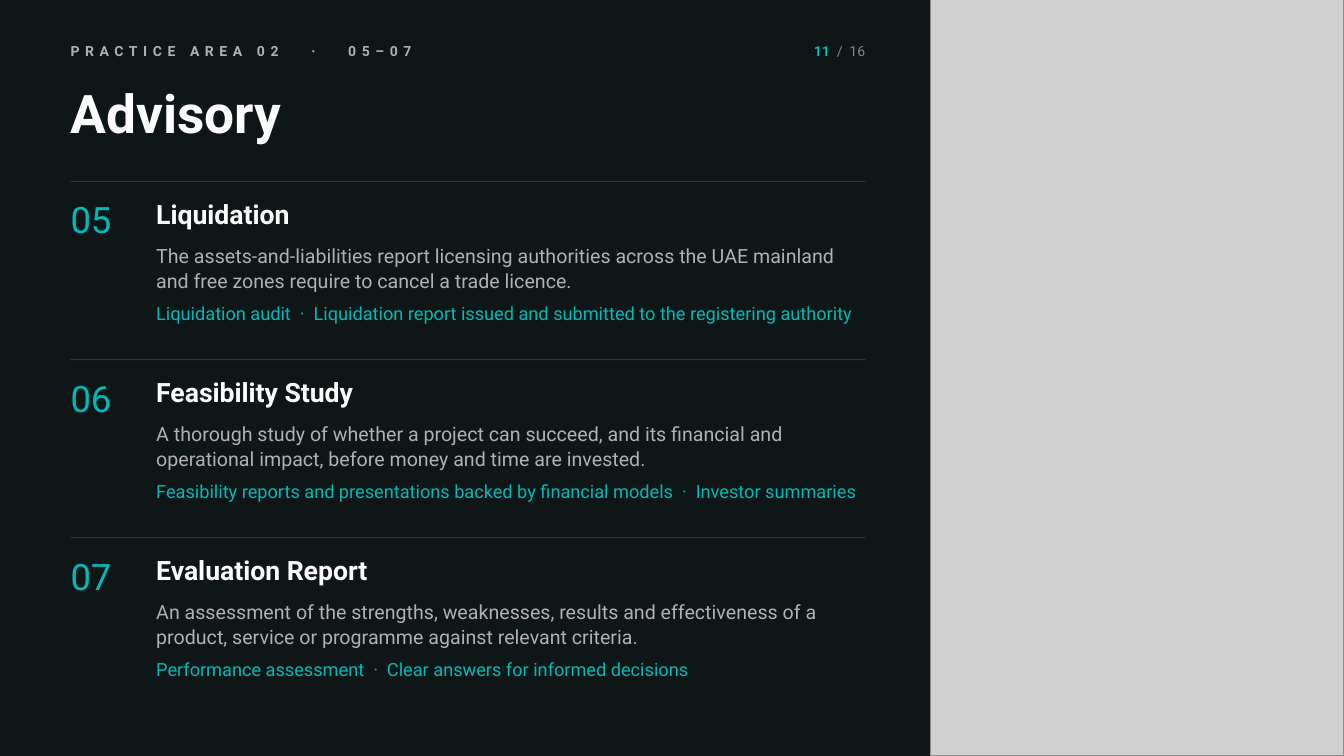
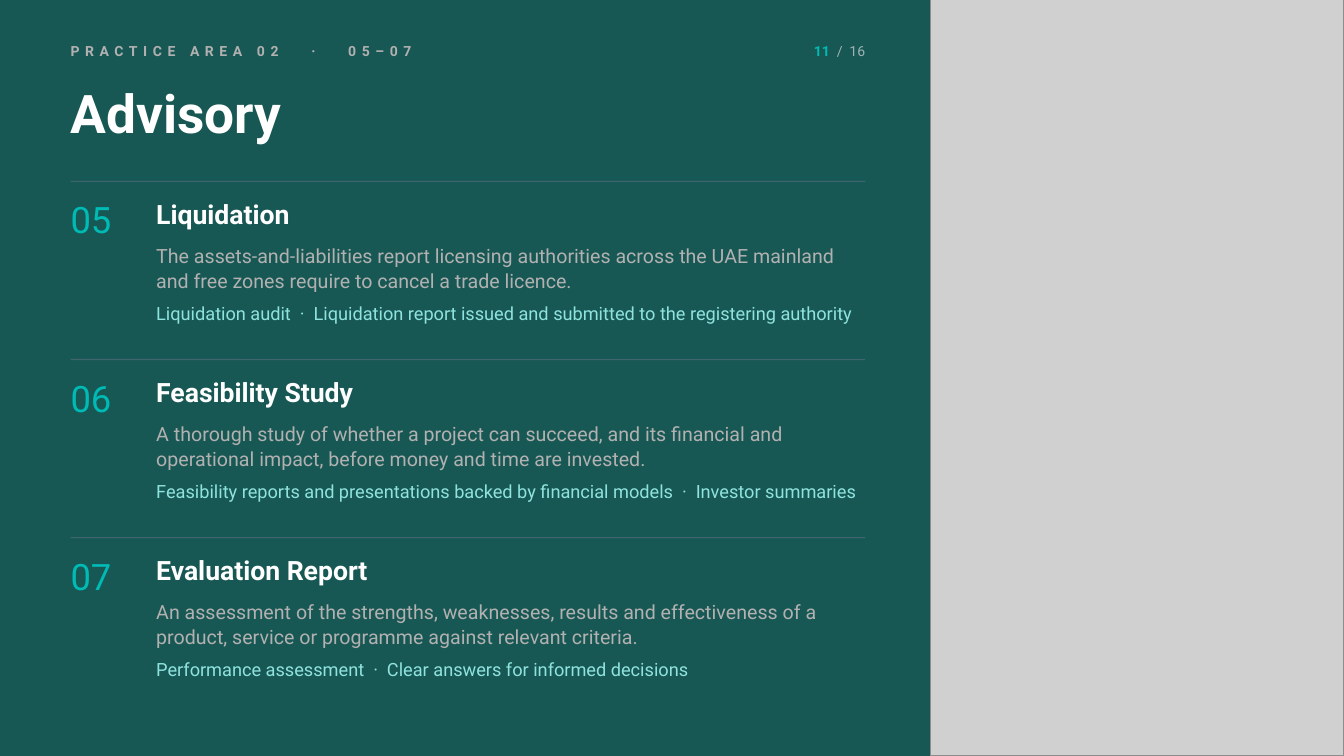
Before and after one commit to khaledsaifelnasr-afk/khsaif-content-studio, a slide deck: slide 11 of Profiles/al-suwaidi-2026/Al-Suwaidi-Company-Profile-2026-Noir.pptx. Drawn at 1344x756 pixels with LibreOffice and Linux fonts; fonts in the diff are those of the drawing; grey boxes stand for pictures. Boxes give left, top, right and bottom in pixels: in the first picture for what was removed or moved away, otherwise in the second. Text is boxed around its words. In the diff, an @@ line names an element or a change of style, - is before the commit and + after.

```diff
--- a/Profiles/al-suwaidi-2026/Al-Suwaidi-Company-Profile-2026-Noir.pptx
+++ b/Profiles/al-suwaidi-2026/Al-Suwaidi-Company-Profile-2026-Noir.pptx
@@ background #0F1618 to #185854 @@
@@ text "11 / 16" at [814,46,865,56]: text colour #7E8A8C to #9FB3B6 in "/ 16" @@
@@ line (71, 181) - (865, 181): stroke #2C3A3D 0.75 pt to #3F666E 0.75 pt @@
@@ line (71, 360) - (865, 360): stroke #2C3A3D 0.75 pt to #3F666E 0.75 pt @@
@@ line (71, 537) - (865, 537): stroke #2C3A3D 0.75 pt to #3F666E 0.75 pt @@
@@ text colour #00BAB5 to #8FE3DF in 3 elements at [156,306,852,324], [156,484,856,502], [156,662,688,676] @@
```
Also in this commit, not shown: 14 other slides changed, 1 other file.
